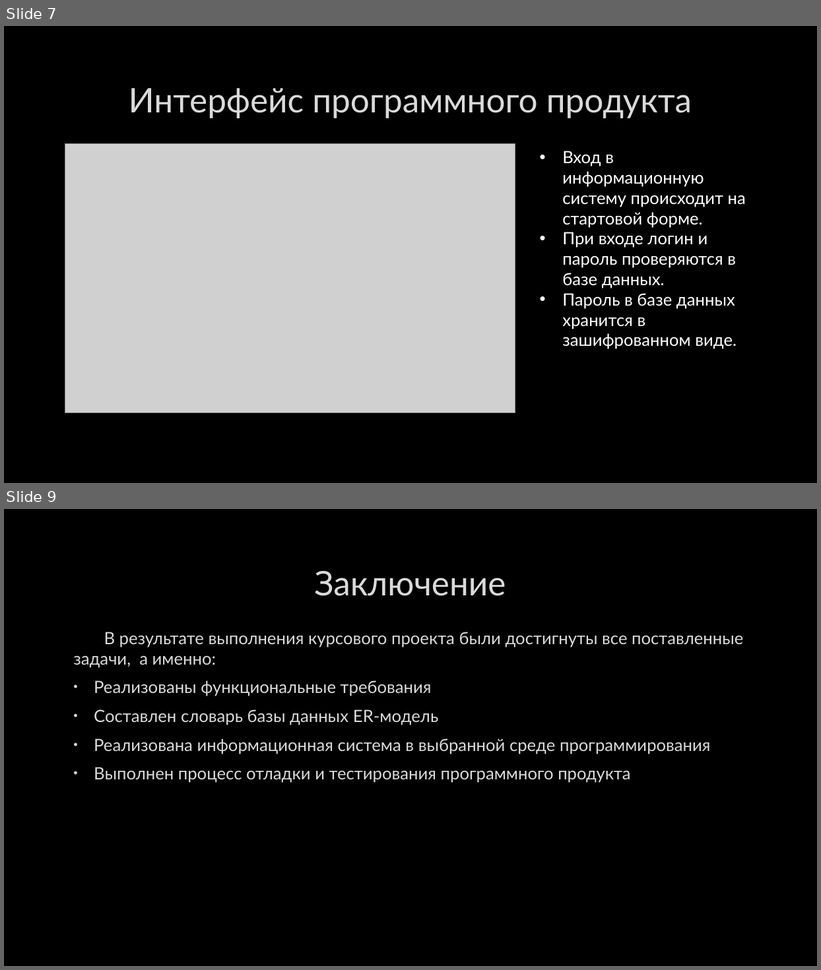
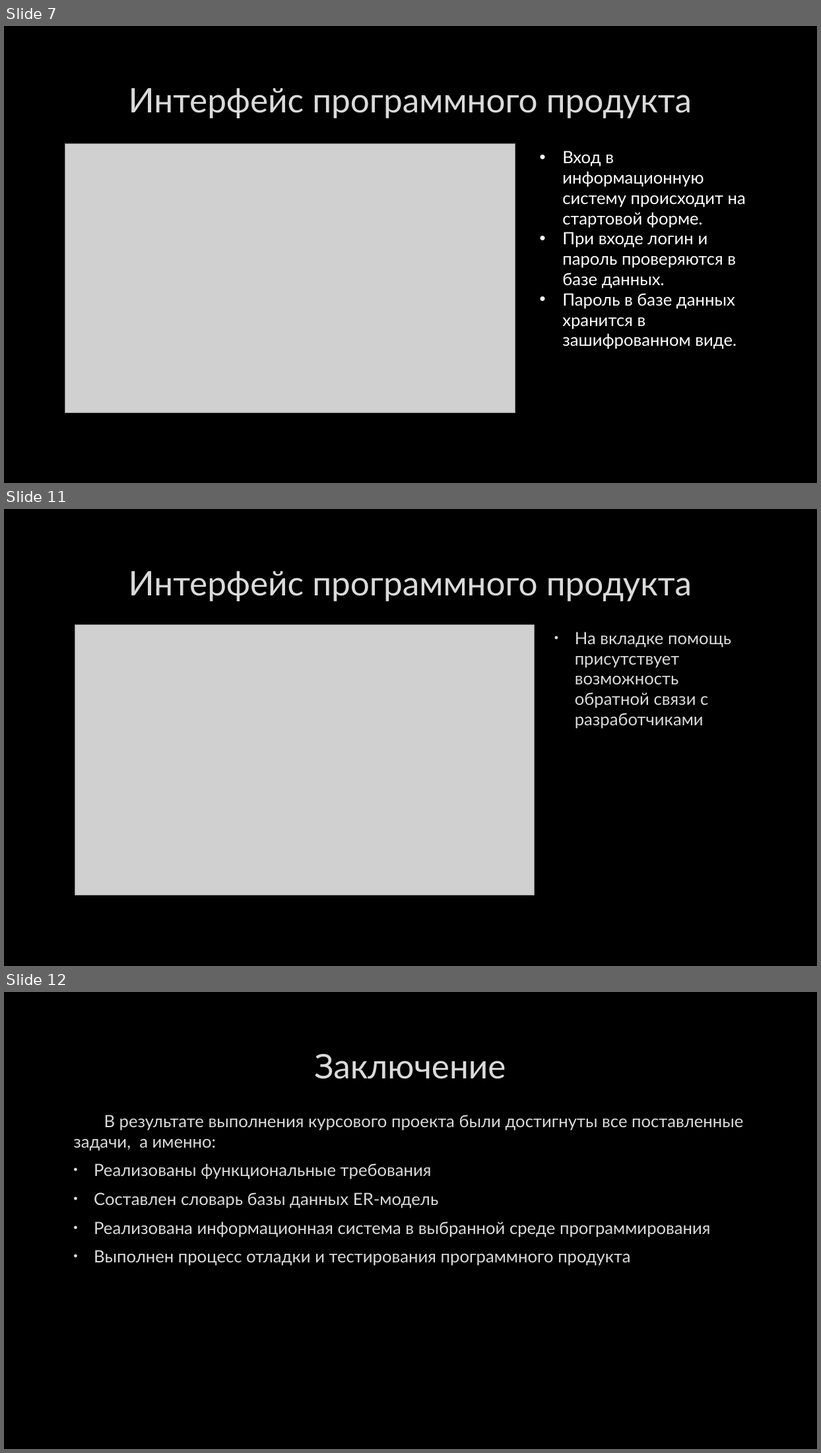
Before and after one commit to PifagoRChik/agency, a slide deck: ПРЕЗЕНТАЦИЯ НА КУРСОВУЮ.pptx. Shown one above the other, each under a label of ours: slides 7 and 9 before the commit, slides 7, 11 and 12 after it; the slides between them are not shown. The pictures are 821x970 and 821x1453 pixels, drawn with LibreOffice and Linux fonts; fonts in the diff are those of the drawing; grey boxes stand for pictures; background and template pictures are left out. Boxes give left, top, right and bottom in pixels: in the first picture for what was removed or moved away, otherwise in the second. Text is boxed around its words. In the diff, an @@ line names an element or a change of style, - is before the commit and + after.

```diff
--- a/ПРЕЗЕНТАЦИЯ НА КУРСОВУЮ.pptx
+++ b/ПРЕЗЕНТАЦИЯ НА КУРСОВУЮ.pptx
@@ slide 11 added at (x1=4, y1=509, x2=817, y2=966), background picture (left out) @@
@@ title added at (x1=129, y1=571, x2=692, y2=601), 40 pt, text #DADADA @@
+Интерфейс программного продукта
@@ picture added at (x1=75, y1=625, x2=535, y2=895) @@
@@ text added at (x1=575, y1=632, x2=731, y2=729), 20 pt, text #DADADA @@
+• На вкладке помощь присутствует возможность обратной связи с разработчиками
@@ what was slide 9 is now slide 12 @@
```
Also in this commit, not shown: 2 slides changed, 2 other slides added.
